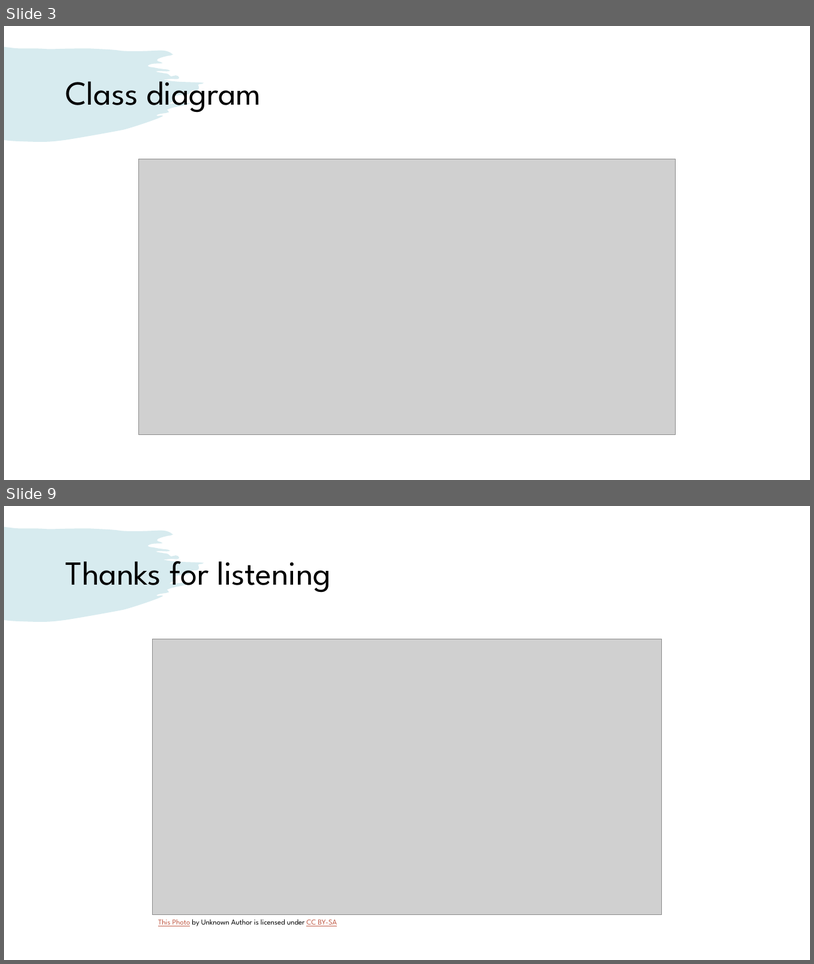
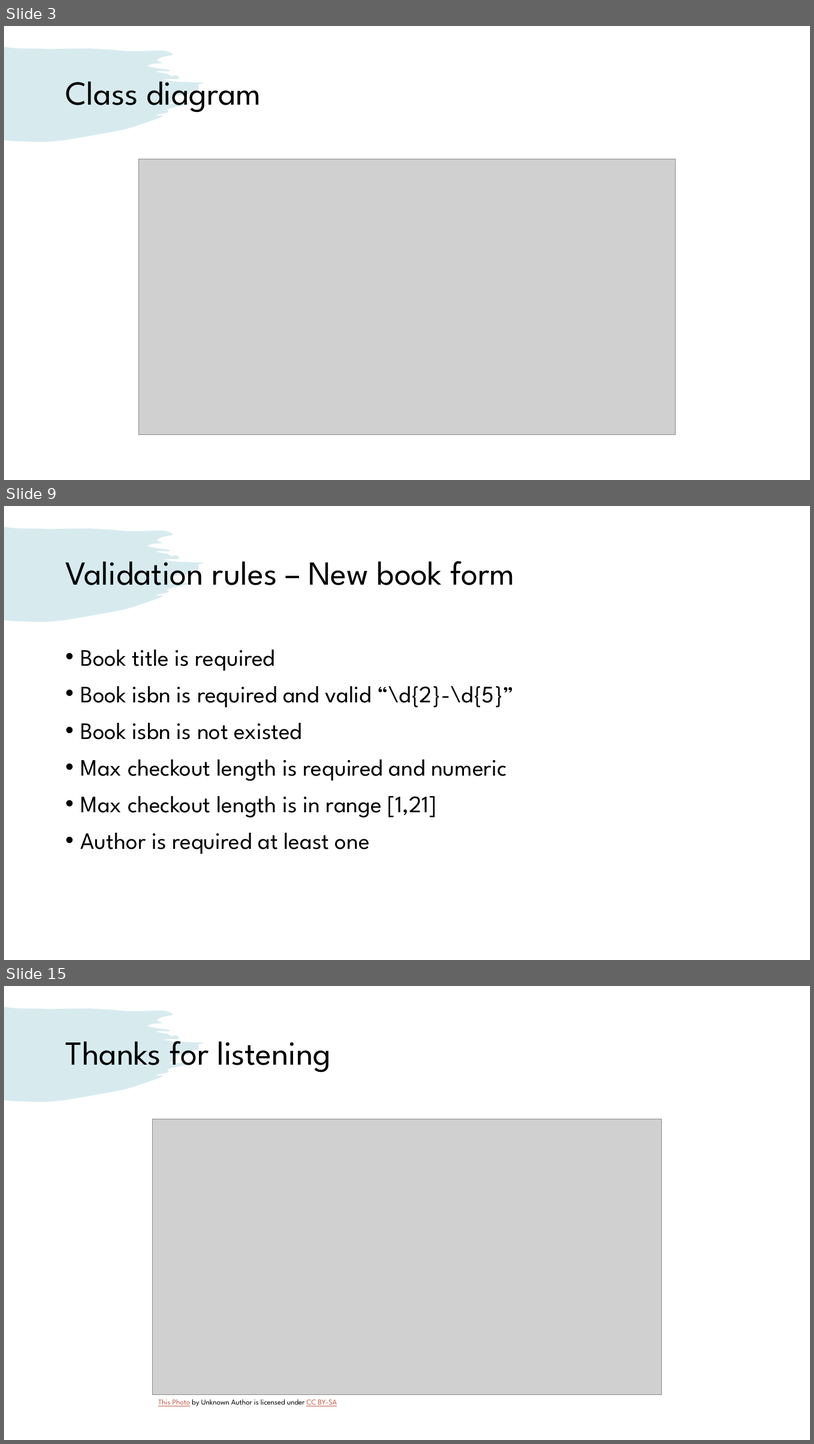
Before and after one commit to venturousman/miu-mpp-library, a slide deck: documents/Group 7 Library Application Presentation.pptx. Shown one above the other, each under a label of ours: slides 3 and 9 before the commit, slides 3, 9 and 15 after it; the slides between them are not shown. The pictures are 814x964 and 814x1444 pixels, drawn with LibreOffice and Linux fonts; fonts in the diff are those of the drawing; grey boxes stand for pictures. Boxes give left, top, right and bottom in pixels: in the first picture for what was removed or moved away, otherwise in the second. Text is boxed around its words. In the diff, an @@ line names an element or a change of style, - is before the commit and + after.

```diff
--- a/documents/Group 7 Library Application Presentation.pptx
+++ b/documents/Group 7 Library Application Presentation.pptx
@@ slide 9 added at [4, 506, 810, 960], background #FFFFFF; not listed: 1 template element that a slide beside it also shows @@
@@ title added at [65, 561, 515, 585], 40 pt, text #000000 @@
+Validation rules – New book form
@@ text added at [81, 649, 515, 853], 28 pt, text #000000 @@
+• Book title is required
+• Book isbn is required and valid “\d{2}-\d{5}”
+• Book isbn is not existed
+• Max checkout length is required and numeric
+• Max checkout length is in range [1,21]
+• Author is required at least one
@@ what was slide 9 is now slide 15 @@
```
Also in this commit, not shown: 6 slides changed, 5 other slides added, 5 other files.
